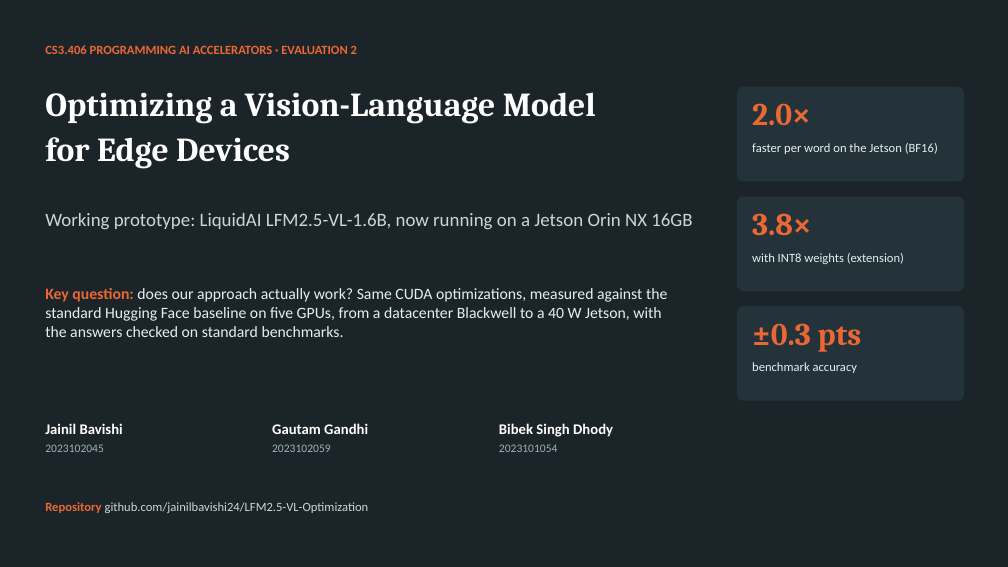
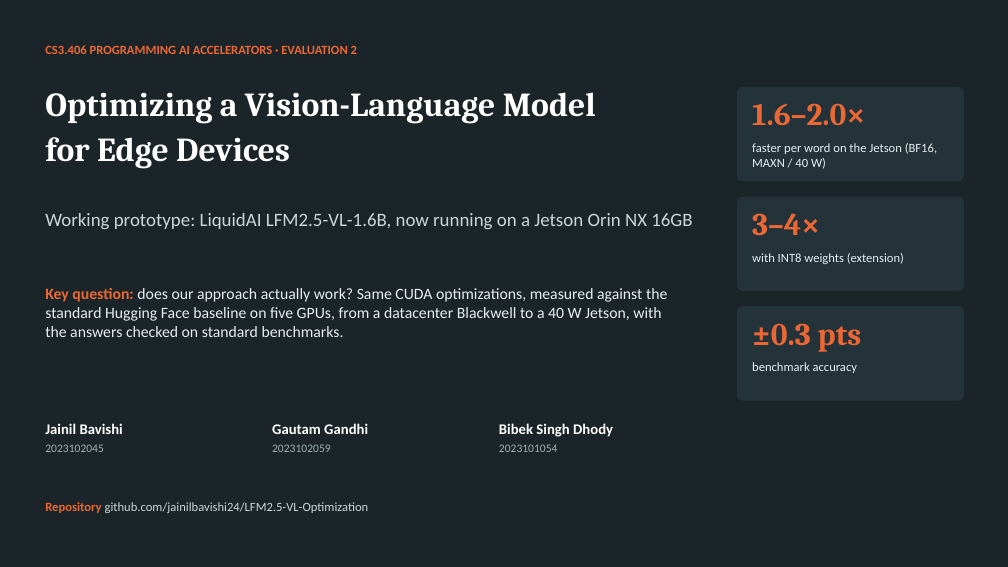
Before and after one commit to jainilbavishi24/LFM2.5-VL-Optimization, a slide deck: slide 1 of presentations/eval2/PAA_Eval2_Working_Prototype.pptx. Drawn at 1008x567 pixels with LibreOffice and Linux fonts; fonts in the diff are those of the drawing. Boxes give left, top, right and bottom in pixels: in the first picture for what was removed or moved away, otherwise in the second. Text is boxed around its words. In the diff, an @@ line names an element or a change of style, - is before the commit and + after.

Commit message:
jetson maxn bench: ours unchanged (26 ms), hf 40.5 ms; deck shows both power modes

```diff
--- a/presentations/eval2/PAA_Eval2_Working_Prototype.pptx
+++ b/presentations/eval2/PAA_Eval2_Working_Prototype.pptx
@@ text at box(752, 103, 865, 125): text changed @@
-2.0×
+1.6–2.0×
@@ text at box(752, 143, 937, 169): text changed @@
-faster per word on the Jetson (BF16)
+faster per word on the Jetson (BF16, MAXN / 40 W)
@@ text at box(752, 213, 820, 236): text changed @@
-3.8×
+3–4×
```
Also in this commit, not shown: 3 other slides changed, 15 other files.
